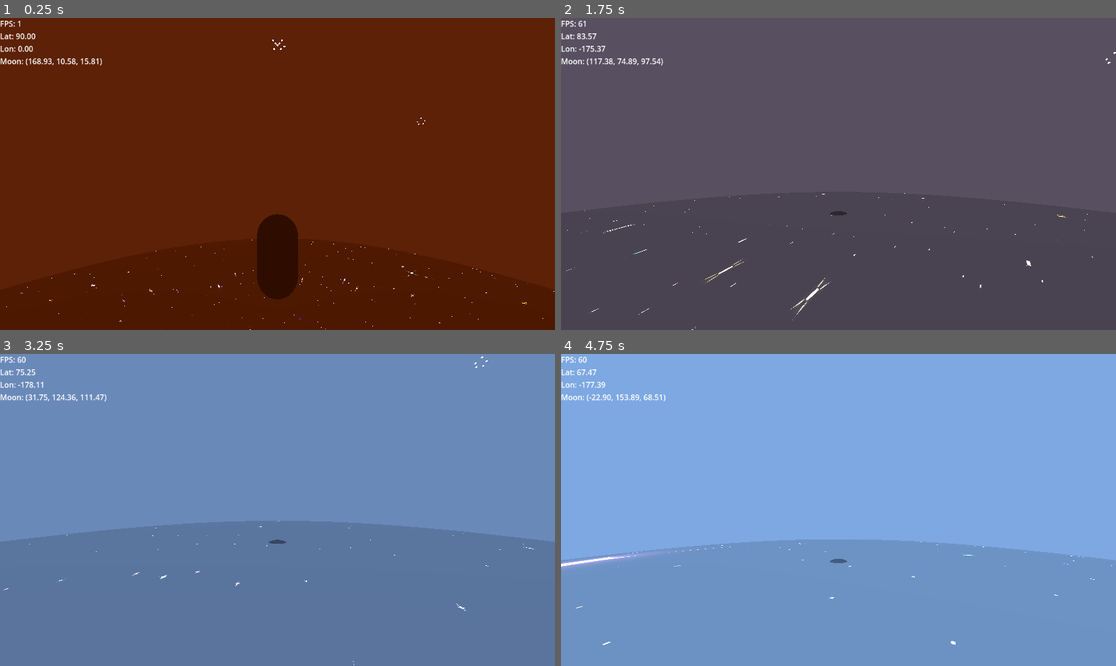
Above: before the commit, frames 1-4 (two rows, left to right).
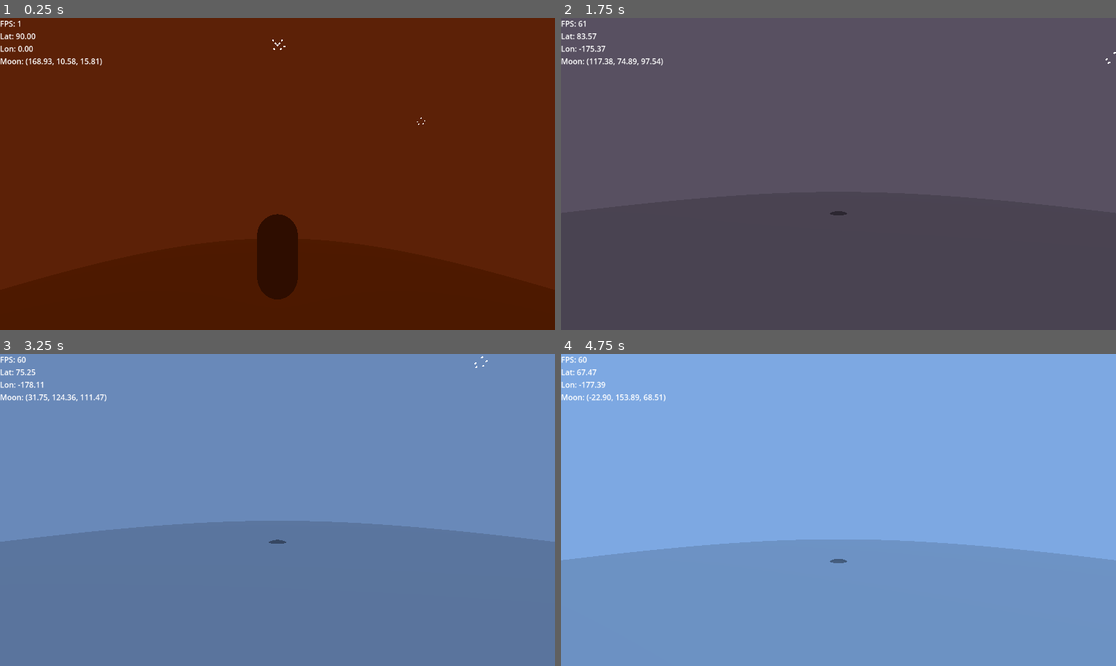
Above: after the commit, the same moments.

Repository: valfrom/LittlePlanet
Game: Godot game, scene res://world.tscn
The game is run twice, just before and just after one commit, with the same random seed, the same clock (stepped at 60 frames per second) and the same inputs.
Inputs (mouse positions are in pixels of both pictures, inside the frame that each line leads up to):
- Up to frame 1 (0.25 s): no input
- Up to frame 2 (1.75 s): move the mouse to (866, 174) at 0.52 s; hold W (move_forward) from 0.53 s (still down); tap Space (jump) at 0.77, 1.52 s; move the mouse to (810, 174) at 1.27 s
- Up to frame 3 (3.25 s): keep holding W (move_forward); move the mouse to (288, 503) at 2.02 s; move the mouse to (271, 516) at 2.77 s; tap Space (jump) at 3.02 s
- Up to frame 4 (4.75 s): keep holding W (move_forward); move the mouse to (877, 513) at 3.52 s; tap Space (jump) at 3.77, 4.52 s; move the mouse to (794, 506) at 4.27 s

The runs differ from the first frame. In frame 1, less than 0.1% of the frame differs, in the area x 1-100%, y 71-100%; in frame 2, 0.2%; in frame 3, less than 0.1%; in frame 4, 0.3%, in the area x 0-100%, y 60-94%.

Commit message:
Fade stars above horizon

Diff:
--- a/Atmosphere.gdshader
+++ b/Atmosphere.gdshader
@@ -126,7 +126,9 @@
     base_color *= vignette * horizon_brightness;
 
     vec3 star_color = get_stars(UV);
-    vec3 color = base_color + (star_color - background_color) * star_contribution;
+    float star_threshold = clamp(horizon_height + horizon_softness, 0.0, 1.0);
+    float star_mask = smoothstep(star_threshold, 1.0, st.y);
+    vec3 color = base_color + star_mask * (star_color - background_color) * star_contribution;
 
     ALBEDO = vec3(0.0);
     EMISSION = color;
